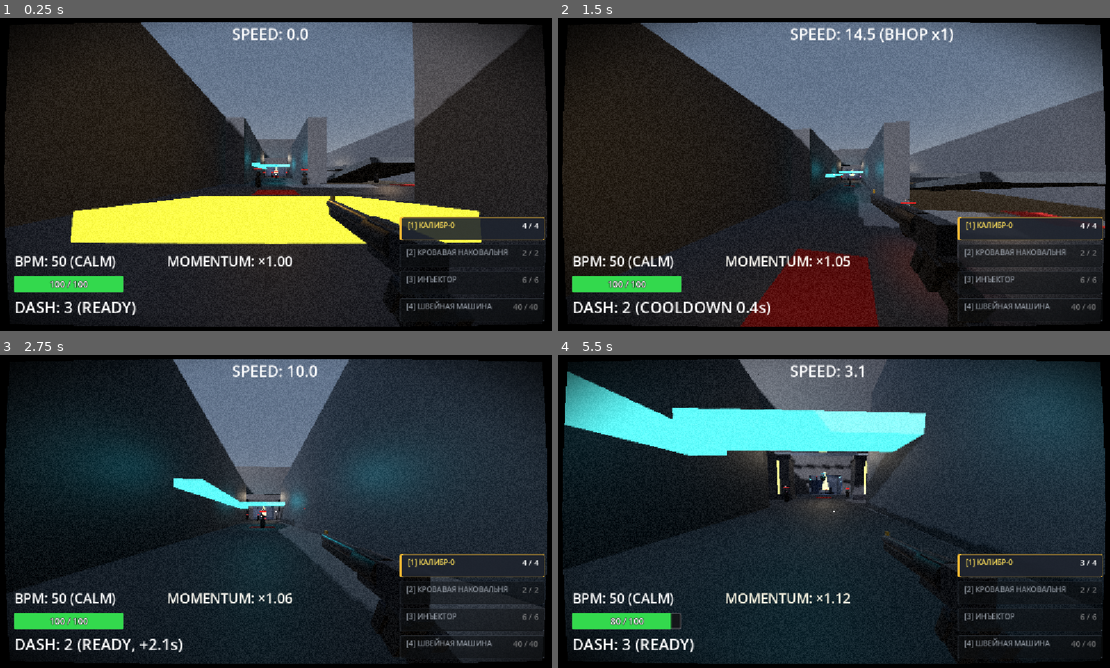
Above: before the commit, frames 1-4 (two rows, left to right).
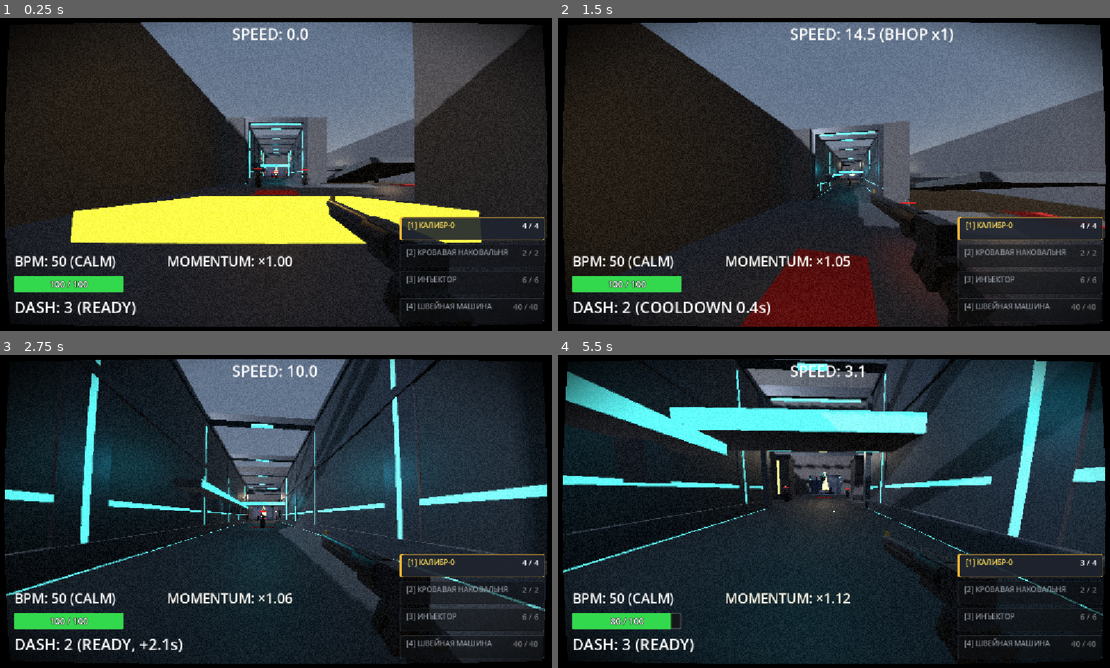
Above: after the commit, the same moments.

Repository: ggou3/voidkill
Game: Godot game, scene res://test_arena.tscn
The game is run twice, just before and just after one commit, with the same random seed, the same clock (stepped at 60 frames per second) and the same inputs. This scene is started directly instead of the project's main scene.
Inputs (mouse positions are in pixels of both pictures, inside the frame that each line leads up to):
- Up to frame 1 (0.25 s): no input
- Up to frame 2 (1.5 s): tap Enter at 0.5 s; move the mouse to (867, 174) at 0.52 s; hold Right mouse button (alt_fire) 0.53-1.28 s; hold W (move_forward) from 0.53 s (still down); tap Space (jump) at 0.77 s; move the mouse to (806, 174) at 1.27 s; tap Shift (dash) at 1.35 s
- Up to frame 3 (2.75 s): keep holding W (move_forward); tap Space (jump) at 1.52 s; move the mouse to (292, 505) at 2.02 s; hold F (melee) from 2.03 s (still down)
- Up to frame 4 (5.5 s): keep holding W (move_forward); move the mouse to (828, 517) at 2.77 s; release F (melee) at 2.78 s; click (828, 517) at 2.85 s; tap Space (jump) at 3.02, 3.77, 4.52 s; move the mouse to (878, 514) at 3.52 s; hold C (slam) 3.53-4.28 s; move the mouse to (789, 508) at 4.27 s; tap Ctrl (slide) at 4.35 s; move the mouse to (839, 511) at 5.02 s; tap 1 at 5.1 s

The runs differ from the first frame. In frame 1, 0.9% of the frame differs, in the area x 44-56%, y 31-54%; in frame 2, 0.8%; in frame 3, 6.6%; in frame 4, 10%, in the area x 0-100%, y 1-84%.

Commit message:
Refactor Zone 2 Wallrun Corridor architecture with modular grid, rhythmic ribs, velocity guides, and detailing

Diff:
--- a/test_arena.tscn
+++ b/test_arena.tscn
@@ -47,6 +47,12 @@
 emission = Color(0.15, 0.9, 1, 1)
 emission_energy_multiplier = 2.5
 
+[sub_resource type="StandardMaterial3D" id="Mat_Z2_Trim"]
+albedo_color = Color(0.18, 0.2, 0.24, 1)
+metallic = 0.55
+roughness = 0.4
+
+
 [sub_resource type="StandardMaterial3D" id="Mat_Z3_Floor"]
 albedo_color = Color(0.1, 0.1, 0.12, 1)
 roughness = 0.65
@@ -208,6 +214,78 @@
 use_collision = true
 size = Vector3(10, 1, 40)
 
+[node name="Z2_WestFloorGlow" type="CSGBox3D" parent="NavigationRegion3D/Zone2_WallrunCorridor" unique_id=760000001]
+transform = Transform3D(1, 0, 0, 0, 1, 0, 0, 0, 1, -4.85, 0.02, -5)
+material = SubResource("Mat_Z2_Neon")
+use_collision = false
+size = Vector3(0.1, 0.05, 40)
+
+[node name="Z2_EastFloorGlow" type="CSGBox3D" parent="NavigationRegion3D/Zone2_WallrunCorridor" unique_id=760000002]
+transform = Transform3D(1, 0, 0, 0, 1, 0, 0, 0, 1, 4.85, 0.02, -5)
+material = SubResource("Mat_Z2_Neon")
+use_collision = false
+size = Vector3(0.1, 0.05, 40)
+
+[node name="Z2_WestPlinth" type="CSGBox3D" parent="NavigationRegion3D/Zone2_WallrunCorridor" unique_id=760000003]
+transform = Transform3D(1, 0, 0, 0, 1, 0, 0, 0, 1, -4.9, 0.4, -5)
+material = SubResource("Mat_Z2_Trim")
+use_collision = false
+size = Vector3(0.2, 0.8, 40)
+
+[node name="Z2_EastPlinth" type="CSGBox3D" parent="NavigationRegion3D/Zone2_WallrunCorridor" unique_id=760000004]
+transform = Transform3D(1, 0, 0, 0, 1, 0, 0, 0, 1, 4.9, 0.4, -5)
+material = SubResource("Mat_Z2_Trim")
+use_collision = false
+size = Vector3(0.2, 0.8, 40)
+
+[node name="Z2_WestTopCornice" type="CSGBox3D" parent="NavigationRegion3D/Zone2_WallrunCorridor" unique_id=760000005]
+transform = Transform3D(1, 0, 0, 0, 1, 0, 0, 0, 1, -4.9, 10.3, -5)
+material = SubResource("Mat_Z2_Trim")
+use_collision = false
+size = Vector3(0.2, 0.4, 40)
+
+[node name="Z2_EastTopCornice" type="CSGBox3D" parent="NavigationRegion3D/Zone2_WallrunCorridor" unique_id=760000006]
+transform = Transform3D(1, 0, 0, 0, 1, 0, 0, 0, 1, 4.9, 10.3, -5)
+material = SubResource("Mat_Z2_Trim")
+use_collision = false
+size = Vector3(0.2, 0.4, 40)
+
+[node name="Z2_WestSpeedGuideLow" type="CSGBox3D" parent="NavigationRegion3D/Zone2_WallrunCorridor" unique_id=760000007]
+transform = Transform3D(1, 0, 0, 0, 1, 0, 0, 0, 1, -4.95, 2, -5)
+material = SubResource("Mat_Z2_Neon")
+use_collision = false
+size = Vector3(0.05, 0.2, 40)
+
+[node name="Z2_WestSpeedGuideHigh" type="CSGBox3D" parent="NavigationRegion3D/Zone2_WallrunCorridor" unique_id=760000008]
+transform = Transform3D(1, 0, 0, 0, 1, 0, 0, 0, 1, -4.95, 6, -5)
+material = SubResource("Mat_Z2_Neon")
+use_collision = false
+size = Vector3(0.05, 0.2, 40)
+
+[node name="Z2_WestBeltHigh" type="CSGBox3D" parent="NavigationRegion3D/Zone2_WallrunCorridor" unique_id=760000009]
+transform = Transform3D(1, 0, 0, 0, 1, 0, 0, 0, 1, -4.9, 6, -5)
+material = SubResource("Mat_Z2_Trim")
+use_collision = false
+size = Vector3(0.15, 0.4, 40)
+
+[node name="Z2_EastSpeedGuideLow" type="CSGBox3D" parent="NavigationRegion3D/Zone2_WallrunCorridor" unique_id=760000010]
+transform = Transform3D(1, 0, 0, 0, 1, 0, 0, 0, 1, 4.95, 2, -5)
+material = SubResource("Mat_Z2_Neon")
+use_collision = false
+size = Vector3(0.05, 0.2, 40)
+
+[node name="Z2_EastSpeedGuideHigh" type="CSGBox3D" parent="NavigationRegion3D/Zone2_WallrunCorridor" unique_id=760000011]
+transform = Transform3D(1, 0, 0, 0, 1, 0, 0, 0, 1, 4.95, 6, -5)
+material = SubResource("Mat_Z2_Neon")
+use_collision = false
+size = Vector3(0.05, 0.2, 40)
+
+[node name="Z2_EastBeltHigh" type="CSGBox3D" parent="NavigationRegion3D/Zone2_WallrunCorridor" unique_id=760000012]
+transform = Transform3D(1, 0, 0, 0, 1, 0, 0, 0, 1, 4.9, 6, -5)
+material = SubResource("Mat_Z2_Trim")
+use_collision = false
+size = Vector3(0.15, 0.4, 40)
+
 [node name="Z2_WallrunWest" type="CSGBox3D" parent="NavigationRegion3D/Zone2_WallrunCorridor" unique_id=1993895801]
 transform = Transform3D(1, 0, 0, 0, 1, 0, 0, 0, 1, -5.5, 5, -5)
 material = SubResource("Mat_Z2_Wall")
@@ -220,17 +298,299 @@
 use_collision = true
 size = Vector3(1, 11, 40)
 
+[node name="Z2_PilasterW_p11" type="CSGBox3D" parent="NavigationRegion3D/Zone2_WallrunCorridor" unique_id=760000013]
+transform = Transform3D(1, 0, 0, 0, 1, 0, 0, 0, 1, -4.95, 5, 11)
+material = SubResource("Mat_Z2_Trim")
+use_collision = false
+size = Vector3(0.1, 11, 1.2)
+
+[node name="Z2_PilasterW_p11_Glow" type="CSGBox3D" parent="NavigationRegion3D/Zone2_WallrunCorridor" unique_id=760000014]
+transform = Transform3D(1, 0, 0, 0, 1, 0, 0, 0, 1, -4.92, 5, 11)
+material = SubResource("Mat_Z2_Neon")
+use_collision = false
+size = Vector3(0.12, 9, 0.15)
+
+[node name="Z2_PilasterW_p3" type="CSGBox3D" parent="NavigationRegion3D/Zone2_WallrunCorridor" unique_id=760000015]
+transform = Transform3D(1, 0, 0, 0, 1, 0, 0, 0, 1, -4.95, 5, 3)
+material = SubResource("Mat_Z2_Trim")
+use_collision = false
+size = Vector3(0.1, 11, 1.2)
+
+[node name="Z2_PilasterW_p3_Glow" type="CSGBox3D" parent="NavigationRegion3D/Zone2_WallrunCorridor" unique_id=760000016]
+transform = Transform3D(1, 0, 0, 0, 1, 0, 0, 0, 1, -4.92, 5, 3)
+material = SubResource("Mat_Z2_Neon")
+use_collision = false
+size = Vector3(0.12, 9, 0.15)
+
+[node name="Z2_PilasterW_m5" type="CSGBox3D" parent="NavigationRegion3D/Zone2_WallrunCorridor" unique_id=760000017]
+transform = Transform3D(1, 0, 0, 0, 1, 0, 0, 0, 1, -4.95, 5, -5)
+material = SubResource("Mat_Z2_Trim")
+use_collision = false
+size = Vector3(0.1, 11, 1.2)
+
+[node name="Z2_PilasterW_m5_Glow" type="CSGBox3D" parent="NavigationRegion3D/Zone2_WallrunCorridor" unique_id=760000018]
+transform = Transform3D(1, 0, 0, 0, 1, 0, 0, 0, 1, -4.92, 5, -5)
+material = SubResource("Mat_Z2_Neon")
+use_collision = false
+size = Vector3(0.12, 9, 0.15)
+
+[node name="Z2_PilasterW_m13" type="CSGBox3D" parent="NavigationRegion3D/Zone2_WallrunCorridor" unique_id=760000019]
+transform = Transform3D(1, 0, 0, 0, 1, 0, 0, 0, 1, -4.95, 5, -13)
+material = SubResource("Mat_Z2_Trim")
+use_collision = false
+size = Vector3(0.1, 11, 1.2)
+
+[node name="Z2_PilasterW_m13_Glow" type="CSGBox3D" parent="NavigationRegion3D/Zone2_WallrunCorridor" unique_id=760000020]
+transform = Transform3D(1, 0, 0, 0, 1, 0, 0, 0, 1, -4.92, 5, -13)
+material = SubResource("Mat_Z2_Neon")
+use_collision = false
+size = Vector3(0.12, 9, 0.15)
+
+[node name="Z2_PilasterW_m21" type="CSGBox3D" parent="NavigationRegion3D/Zone2_WallrunCorridor" unique_id=760000021]
+transform = Transform3D(1, 0, 0, 0, 1, 0, 0, 0, 1, -4.95, 5, -21)
+material = SubResource("Mat_Z2_Trim")
+use_collision = false
+size = Vector3(0.1, 11, 1.2)
+
+[node name="Z2_PilasterW_m21_Glow" type="CSGBox3D" parent="NavigationRegion3D/Zone2_WallrunCorridor" unique_id=760000022]
+transform = Transform3D(1, 0, 0, 0, 1, 0, 0, 0, 1, -4.92, 5, -21)
+material = SubResource("Mat_Z2_Neon")
+use_collision = false
+size = Vector3(0.12, 9, 0.15)
+
+[node name="Z2_PilasterE_p11" type="CSGBox3D" parent="NavigationRegion3D/Zone2_WallrunCorridor" unique_id=760000023]
+transform = Transform3D(1, 0, 0, 0, 1, 0, 0, 0, 1, 4.95, 5, 11)
+material = SubResource("Mat_Z2_Trim")
+use_collision = false
+size = Vector3(0.1, 11, 1.2)
+
+[node name="Z2_PilasterE_p11_Glow" type="CSGBox3D" parent="NavigationRegion3D/Zone2_WallrunCorridor" unique_id=760000024]
+transform = Transform3D(1, 0, 0, 0, 1, 0, 0, 0, 1, 4.92, 5, 11)
+material = SubResource("Mat_Z2_Neon")
+use_collision = false
+size = Vector3(0.12, 9, 0.15)
+
+[node name="Z2_PilasterE_p3" type="CSGBox3D" parent="NavigationRegion3D/Zone2_WallrunCorridor" unique_id=760000025]
+transform = Transform3D(1, 0, 0, 0, 1, 0, 0, 0, 1, 4.95, 5, 3)
+material = SubResource("Mat_Z2_Trim")
+use_collision = false
+size = Vector3(0.1, 11, 1.2)
+
+[node name="Z2_PilasterE_p3_Glow" type="CSGBox3D" parent="NavigationRegion3D/Zone2_WallrunCorridor" unique_id=760000026]
+transform = Transform3D(1, 0, 0, 0, 1, 0, 0, 0, 1, 4.92, 5, 3)
+material = SubResource("Mat_Z2_Neon")
+use_collision = false
+size = Vector3(0.12, 9, 0.15)
+
+[node name="Z2_PilasterE_m5" type="CSGBox3D" parent="NavigationRegion3D/Zone2_WallrunCorridor" unique_id=760000027]
+transform = Transform3D(1, 0, 0, 0, 1, 0, 0, 0, 1, 4.95, 5, -5)
+material = SubResource("Mat_Z2_Trim")
+use_collision = false
+size = Vector3(0.1, 11, 1.2)
+
+[node name="Z2_PilasterE_m5_Glow" type="CSGBox3D" parent="NavigationRegion3D/Zone2_WallrunCorridor" unique_id=760000028]
+transform = Transform3D(1, 0, 0, 0, 1, 0, 0, 0, 1, 4.92, 5, -5)
+material = SubResource("Mat_Z2_Neon")
+use_collision = false
+size = Vector3(0.12, 9, 0.15)
+
+[node name="Z2_PilasterE_m13" type="CSGBox3D" parent="NavigationRegion3D/Zone2_WallrunCorridor" unique_id=760000029]
+transform = Transform3D(1, 0, 0, 0, 1, 0, 0, 0, 1, 4.95, 5, -13)
+material = SubResource("Mat_Z2_Trim")
+use_collision = false
+size = Vector3(0.1, 11, 1.2)
+
+[node name="Z2_PilasterE_m13_Glow" type="CSGBox3D" parent="NavigationRegion3D/Zone2_WallrunCorridor" unique_id=760000030]
+transform = Transform3D(1, 0, 0, 0, 1, 0, 0, 0, 1, 4.92, 5, -13)
+material = SubResource("Mat_Z2_Neon")
+use_collision = false
+size = Vector3(0.12, 9, 0.15)
+
+[node name="Z2_PilasterE_m21" type="CSGBox3D" parent="NavigationRegion3D/Zone2_WallrunCorridor" unique_id=760000031]
+transform = Transform3D(1, 0, 0, 0, 1, 0, 0, 0, 1, 4.95, 5, -21)
+material = SubResource("Mat_Z2_Trim")
+use_collision = false
+size = Vector3(0.1, 11, 1.2)
+
+[node name="Z2_PilasterE_m21_Glow" type="CSGBox3D" parent="NavigationRegion3D/Zone2_WallrunCorridor" unique_id=760000032]
+transform = Transform3D(1, 0, 0, 0, 1, 0, 0, 0, 1, 4.92, 5, -21)
+material = SubResource("Mat_Z2_Neon")
+use_collision = false
+size = Vector3(0.12, 9, 0.15)
+
 [node name="Z2_WallrunRailWest" type="CSGBox3D" parent="NavigationRegion3D/Zone2_WallrunCorridor" unique_id=1925604214]
 transform = Transform3D(1, 0, 0, 0, 1, 0, 0, 0, 1, -4.2, 3.5, -5)
+material = SubResource("Mat_Z2_Trim")
+use_collision = true
+size = Vector3(1.6, 0.5, 24)
+
+[node name="Z2_RailGlow" type="CSGBox3D" parent="NavigationRegion3D/Zone2_WallrunCorridor" unique_id=760000033]
+transform = Transform3D(1, 0, 0, 0, 1, 0, 0, 0, 1, -3.42, 3.5, -5)
 material = SubResource("Mat_Z2_Neon")
-use_collision = true
-size = Vector3(1.6, 0.5, 24)
+use_collision = false
+size = Vector3(0.08, 0.48, 24)
+
+[node name="Z2_RailBracket1" type="CSGBox3D" parent="NavigationRegion3D/Zone2_WallrunCorridor" unique_id=760000034]
+transform = Transform3D(1, 0, 0, 0, 1, 0, 0, 0, 1, -4.6, 2.6, 5)
+material = SubResource("Mat_Z2_Trim")
+use_collision = false
+size = Vector3(0.8, 1.2, 0.6)
+
+[node name="Z2_RailBracket2" type="CSGBox3D" parent="NavigationRegion3D/Zone2_WallrunCorridor" unique_id=760000035]
+transform = Transform3D(1, 0, 0, 0, 1, 0, 0, 0, 1, -4.6, 2.6, 1)
+material = SubResource("Mat_Z2_Trim")
+use_collision = false
+size = Vector3(0.8, 1.2, 0.6)
+
+[node name="Z2_RailBracket3" type="CSGBox3D" parent="NavigationRegion3D/Zone2_WallrunCorridor" unique_id=760000036]
+transform = Transform3D(1, 0, 0, 0, 1, 0, 0, 0, 1, -4.6, 2.6, -3)
+material = SubResource("Mat_Z2_Trim")
+use_collision = false
+size = Vector3(0.8, 1.2, 0.6)
+
+[node name="Z2_RailBracket4" type="CSGBox3D" parent="NavigationRegion3D/Zone2_WallrunCorridor" unique_id=760000037]
+transform = Transform3D(1, 0, 0, 0, 1, 0, 0, 0, 1, -4.6, 2.6, -7)
+material = SubResource("Mat_Z2_Trim")
+use_collision = false
+size = Vector3(0.8, 1.2, 0.6)
+
+[node name="Z2_RailBracket5" type="CSGBox3D" parent="NavigationRegion3D/Zone2_WallrunCorridor" unique_id=760000038]
+transform = Transform3D(1, 0, 0, 0, 1, 0, 0, 0, 1, -4.6, 2.6, -11)
+material = SubResource("Mat_Z2_Trim")
+use_collision = false
+size = Vector3(0.8, 1.2, 0.6)
+
+[node name="Z2_RailBracket6" type="CSGBox3D" parent="NavigationRegion3D/Zone2_WallrunCorridor" unique_id=760000039]
+transform = Transform3D(1, 0, 0, 0, 1, 0, 0, 0, 1, -4.6, 2.6, -15)
+material = SubResource("Mat_Z2_Trim")
+use_collision = false
+size = Vector3(0.8, 1.2, 0.6)
 
 [node name="Z2_CrossBeamPerch" type="CSGBox3D" parent="NavigationRegion3D/Zone2_WallrunCorridor" unique_id=968191822]
 transform = Transform3D(1, 0, 0, 0, 1, 0, 0, 0, 1, 0, 4.5, -18)
+material = SubResource("Mat_Z2_Trim")
+use_collision = true
+size = Vector3(10, 0.8, 3)
+
+[node name="Z2_PerchGlowFront" type="CSGBox3D" parent="NavigationRegion3D/Zone2_WallrunCorridor" unique_id=760000040]
+transform = Transform3D(1, 0, 0, 0, 1, 0, 0, 0, 1, 0, 4.5, -16.45)
 material = SubResource("Mat_Z2_Neon")
-use_collision = true
-size = Vector3(10, 0.8, 3)
+use_collision = false
+size = Vector3(10, 0.78, 0.1)
+
+[node name="Z2_PerchGlowBack" type="CSGBox3D" parent="NavigationRegion3D/Zone2_WallrunCorridor" unique_id=760000041]
+transform = Transform3D(1, 0, 0, 0, 1, 0, 0, 0, 1, 0, 4.5, -19.55)
+material = SubResource("Mat_Z2_Neon")
+use_collision = false
+size = Vector3(10, 0.78, 0.1)
+
+[node name="Z2_CeilingTruss1" type="CSGBox3D" parent="NavigationRegion3D/Zone2_WallrunCorridor" unique_id=760000042]
+transform = Transform3D(1, 0, 0, 0, 1, 0, 0, 0, 1, 0, 10.2, 11)
+material = SubResource("Mat_Z2_Trim")
+use_collision = false
+size = Vector3(10, 0.6, 0.8)
+
+[node name="Z2_CeilingTruss1_Lum" type="CSGBox3D" parent="NavigationRegion3D/Zone2_WallrunCorridor" unique_id=760000043]
+transform = Transform3D(1, 0, 0, 0, 1, 0, 0, 0, 1, 0, 9.85, 11)
+material = SubResource("Mat_Z2_Neon")
+use_collision = false
+size = Vector3(2, 0.15, 0.4)
+
+[node name="Z2_CeilingTruss2" type="CSGBox3D" parent="NavigationRegion3D/Zone2_WallrunCorridor" unique_id=760000044]
+transform = Transform3D(1, 0, 0, 0, 1, 0, 0, 0, 1, 0, 10.2, 3)
+material = SubResource("Mat_Z2_Trim")
+use_collision = false
+size = Vector3(10, 0.6, 0.8)
+
+[node name="Z2_CeilingTruss2_Lum" type="CSGBox3D" parent="NavigationRegion3D/Zone2_WallrunCorridor" unique_id=760000045]
+transform = Transform3D(1, 0, 0, 0, 1, 0, 0, 0, 1, 0, 9.85, 3)
+material = SubResource("Mat_Z2_Neon")
+use_collision = false
+size = Vector3(2, 0.15, 0.4)
+
+[node name="Z2_CeilingTruss3" type="CSGBox3D" parent="NavigationRegion3D/Zone2_WallrunCorridor" unique_id=760000046]
+transform = Transform3D(1, 0, 0, 0, 1, 0, 0, 0, 1, 0, 10.2, -5)
+material = SubResource("Mat_Z2_Trim")
+use_collision = false
+size = Vector3(10, 0.6, 0.8)
+
+[node name="Z2_CeilingTruss3_Lum" type="CSGBox3D" parent="NavigationRegion3D/Zone2_WallrunCorridor" unique_id=760000047]
+transform = Transform3D(1, 0, 0, 0, 1, 0, 0, 0, 1, 0, 9.85, -5)
+material = SubResource("Mat_Z2_Neon")
+use_collision = false
+size = Vector3(2, 0.15, 0.4)
+
+[node name="Z2_CeilingTruss4" type="CSGBox3D" parent="NavigationRegion3D/Zone2_WallrunCorridor" unique_id=760000048]
+transform = Transform3D(1, 0, 0, 0, 1, 0, 0, 0, 1, 0, 10.2, -13)
+material = SubResource("Mat_Z2_Trim")
+use_collision = false
+size = Vector3(10, 0.6, 0.8)
+
+[node name="Z2_CeilingTruss4_Lum" type="CSGBox3D" parent="NavigationRegion3D/Zone2_WallrunCorridor" unique_id=760000049]
+transform = Transform3D(1, 0, 0, 0, 1, 0, 0, 0, 1, 0, 9.85, -13)
+material = SubResource("Mat_Z2_Neon")
+use_collision = false
+size = Vector3(2, 0.15, 0.4)
+
+[node name="Z2_CeilingTruss5" type="CSGBox3D" parent="NavigationRegion3D/Zone2_WallrunCorridor" unique_id=760000050]
+transform = Transform3D(1, 0, 0, 0, 1, 0, 0, 0, 1, 0, 10.2, -21)
+material = SubResource("Mat_Z2_Trim")
+use_collision = false
+size = Vector3(10, 0.6, 0.8)
+
+[node name="Z2_CeilingTruss5_Lum" type="CSGBox3D" parent="NavigationRegion3D/Zone2_WallrunCorridor" unique_id=760000051]
+transform = Transform3D(1, 0, 0, 0, 1, 0, 0, 0, 1, 0, 9.85, -21)
+material = SubResource("Mat_Z2_Neon")
+use_collision = false
+size = Vector3(2, 0.15, 0.4)
+
+[node name="Z2_PortalN_JambW" type="CSGBox3D" parent="NavigationRegion3D/Zone2_WallrunCorridor" unique_id=760000052]
+transform = Transform3D(1, 0, 0, 0, 1, 0, 0, 0, 1, -4.8, 5, 14.5)
+material = SubResource("Mat_Z2_Trim")
+use_collision = false
+size = Vector3(0.6, 11, 0.8)
+
+[node name="Z2_PortalN_JambE" type="CSGBox3D" parent="NavigationRegion3D/Zone2_WallrunCorridor" unique_id=760000053]
+transform = Transform3D(1, 0, 0, 0, 1, 0, 0, 0, 1, 4.8, 5, 14.5)
+material = SubResource("Mat_Z2_Trim")
+use_collision = false
+size = Vector3(0.6, 11, 0.8)
+
+[node name="Z2_PortalN_Arch" type="CSGBox3D" parent="NavigationRegion3D/Zone2_WallrunCorridor" unique_id=760000054]
+transform = Transform3D(1, 0, 0, 0, 1, 0, 0, 0, 1, 0, 10.2, 14.5)
+material = SubResource("Mat_Z2_Trim")
+use_collision = false
+size = Vector3(10.2, 0.8, 0.8)
+
+[node name="Z2_PortalN_Neon" type="CSGBox3D" parent="NavigationRegion3D/Zone2_WallrunCorridor" unique_id=760000055]
+transform = Transform3D(1, 0, 0, 0, 1, 0, 0, 0, 1, 0, 9.7, 14.5)
+material = SubResource("Mat_Z2_Neon")
+use_collision = false
+size = Vector3(8, 0.2, 0.2)
+
+[node name="Z2_PortalS_JambW" type="CSGBox3D" parent="NavigationRegion3D/Zone2_WallrunCorridor" unique_id=760000056]
+transform = Transform3D(1, 0, 0, 0, 1, 0, 0, 0, 1, -4.8, 5, -24.5)
+material = SubResource("Mat_Z2_Trim")
+use_collision = false
+size = Vector3(0.6, 11, 0.8)
+
+[node name="Z2_PortalS_JambE" type="CSGBox3D" parent="NavigationRegion3D/Zone2_WallrunCorridor" unique_id=760000057]
+transform = Transform3D(1, 0, 0, 0, 1, 0, 0, 0, 1, 4.8, 5, -24.5)
+material = SubResource("Mat_Z2_Trim")
+use_collision = false
+size = Vector3(0.6, 11, 0.8)
+
+[node name="Z2_PortalS_Arch" type="CSGBox3D" parent="NavigationRegion3D/Zone2_WallrunCorridor" unique_id=760000058]
+transform = Transform3D(1, 0, 0, 0, 1, 0, 0, 0, 1, 0, 10.2, -24.5)
+material = SubResource("Mat_Z2_Trim")
+use_collision = false
+size = Vector3(10.2, 0.8, 0.8)
+
+[node name="Z2_PortalS_Neon" type="CSGBox3D" parent="NavigationRegion3D/Zone2_WallrunCorridor" unique_id=760000059]
+transform = Transform3D(1, 0, 0, 0, 1, 0, 0, 0, 1, 0, 9.7, -24.5)
+material = SubResource("Mat_Z2_Neon")
+use_collision = false
+size = Vector3(8, 0.2, 0.2)
 
 [node name="Zone3_GrandArena" type="Node3D" parent="NavigationRegion3D" unique_id=394210067]
 
Not shown, changed: DESIGN.md
